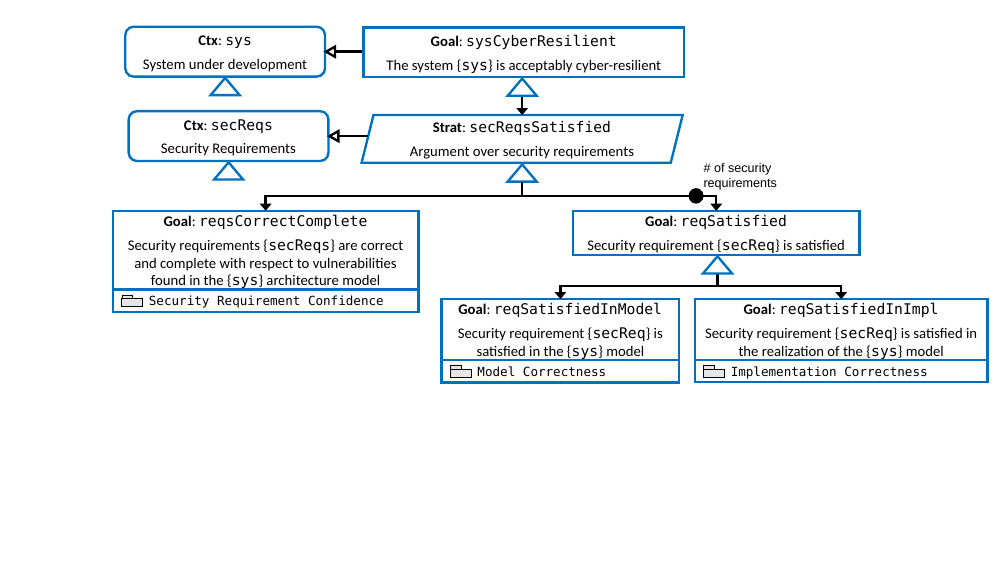
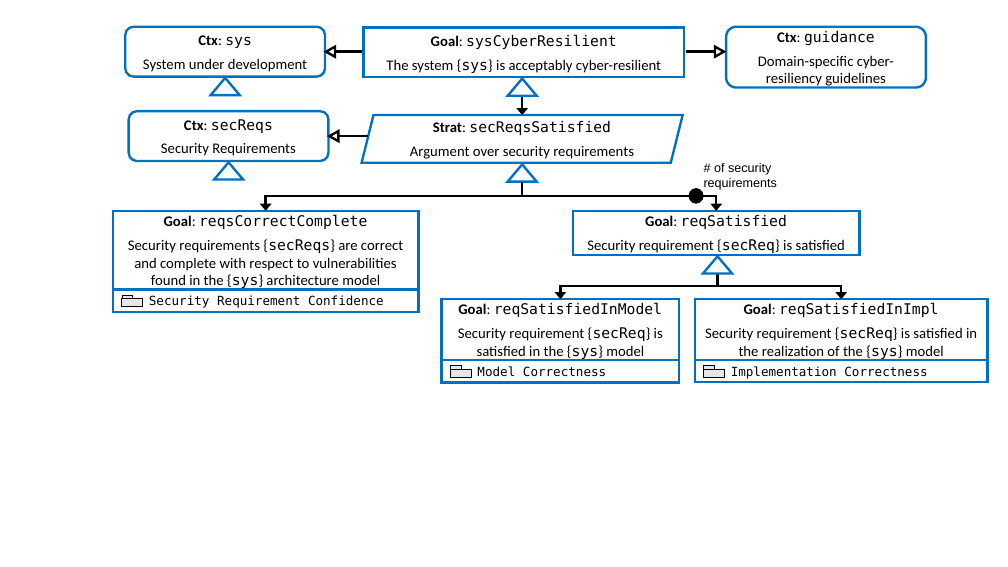
Before and after one commit to iamundson/case-assurance-pattern, a slide deck: slide 7 of figs/figures.pptx (slide 5 before the commit). Drawn at 1008x567 pixels with LibreOffice and Linux fonts; fonts in the diff are those of the drawing. Boxes give left, top, right and bottom in pixels: in the first picture for what was removed or moved away, otherwise in the second. Text is boxed around its words. In the diff, an @@ line names an element or a change of style, - is before the commit and + after.

```diff
--- a/figs/figures.pptx
+++ b/figs/figures.pptx
@@ rounded rectangle added at bbox=[727, 26, 926, 87], fill #FFFFFF, outline #0070C0 2.25 pt, 14 pt, text #000000 @@
+Ctx: guidance
+Domain-specific cyber-resiliency guidelines
@@ line added from (686, 51) to (715, 51), #000000 2.25 pt @@
@@ triangle added at bbox=[715, 47, 724, 56], fill #FFFFFF, outline #000000 2.25 pt @@
```
Also in this commit, not shown: 1 other slide changed, 3 slides added, 18 other files.
